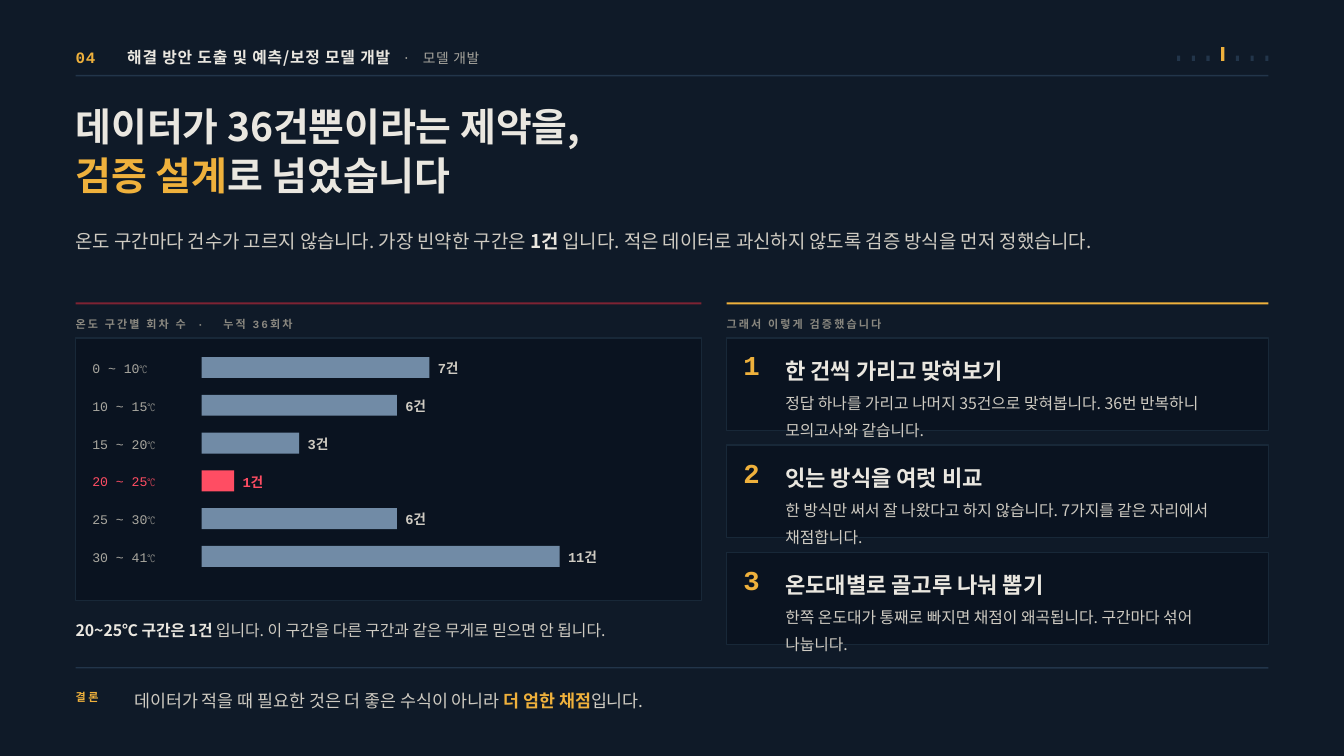
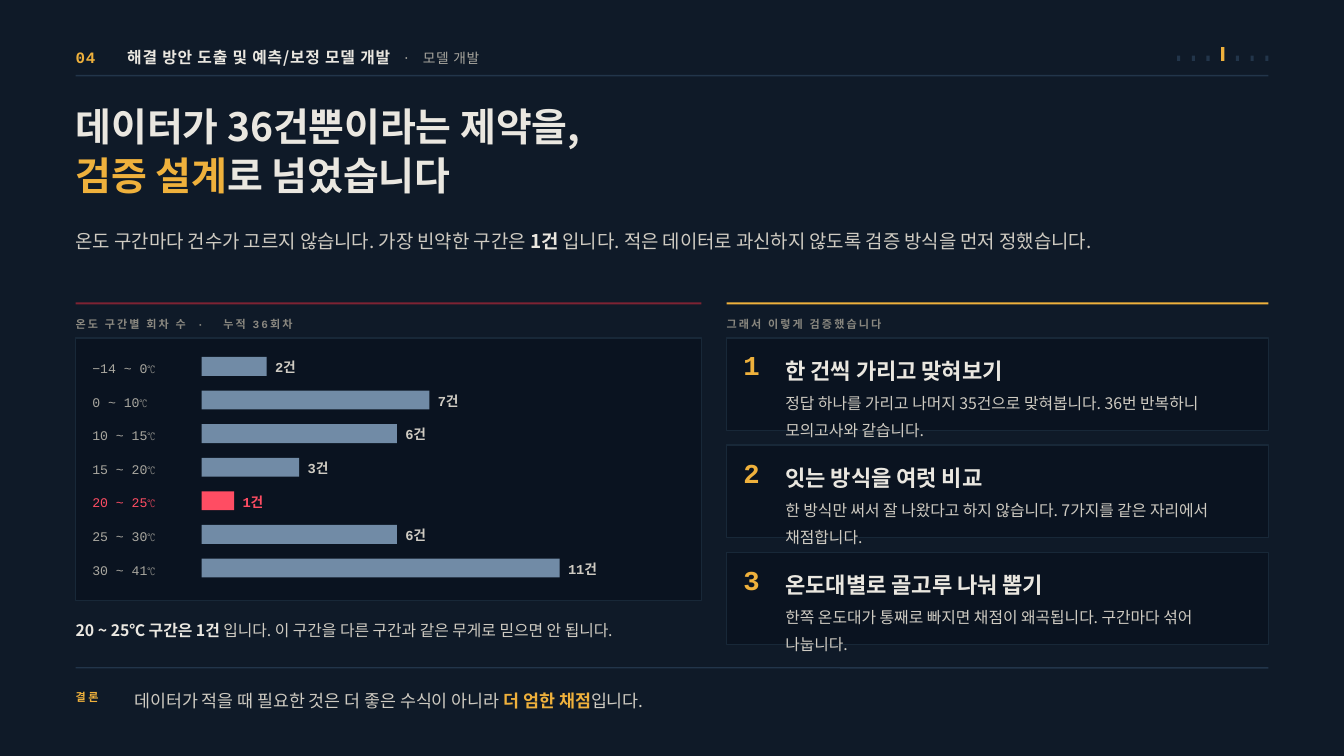
Before and after one commit to jooh-ai/Narae-AI, a slide deck: slide 10 of docs/ppt/위례_공급가능용량_최종발표.pptx. Drawn at 1344x756 pixels with LibreOffice and Linux fonts; fonts in the diff are those of the drawing. Boxes give left, top, right and bottom in pixels: in the first picture for what was removed or moved away, otherwise in the second. Text is boxed around its words. In the diff, an @@ line names an element or a change of style, - is before the commit and + after.

```diff
--- a/docs/ppt/위례_공급가능용량_최종발표.pptx
+++ b/docs/ppt/위례_공급가능용량_최종발표.pptx
@@ rectangle added at (202,357,267,376), fill #718BA6 @@
@@ text added at (92,364,156,373), 9.4 pt, text #A9A79F @@
+−14 ~ 0℃
@@ text added at (275,362,296,373), 9.8 pt, text #CFCBC2, bold @@
+2건
@@ 2 texts, 1 rectangle: place and size @@
-2 texts, 1 rectangle at (92,357,459,378)
+2 texts, 1 rectangle at (92,391,459,410)
@@ 2 texts, 1 rectangle: place and size @@
-2 texts, 1 rectangle at (92,395,426,416)
+2 texts, 1 rectangle at (92,424,426,444)
@@ 2 texts, 1 rectangle: place and size @@
-2 texts, 1 rectangle at (92,433,329,454)
+2 texts, 1 rectangle at (92,458,329,477)
@@ 2 texts, 1 rectangle: place and size @@
-2 texts, 1 rectangle at (92,471,264,492)
+2 texts, 1 rectangle at (92,492,264,511)
@@ 3 texts, 2 rectangles: place and size @@
-3 texts, 2 rectangles at (92,508,560,568)
+3 texts, 2 rectangles at (92,525,560,578)
@@ text "11건": place and size @@
-text "11건" at (568,552,597,563)
+text "11건" at (568,564,597,575)
@@ text at (76,622,613,638): spaces changed @@
-20~25℃ 구간은 1건 입니다. 이 구간을 다른 구간과 같은 무게로 믿으면 안 됩니다.
+20 ~ 25℃ 구간은 1건 입니다. 이 구간을 다른 구간과 같은 무게로 믿으면 안 됩니다.
```
Also in this commit, not shown: 5 other slides changed, 1 other file.
